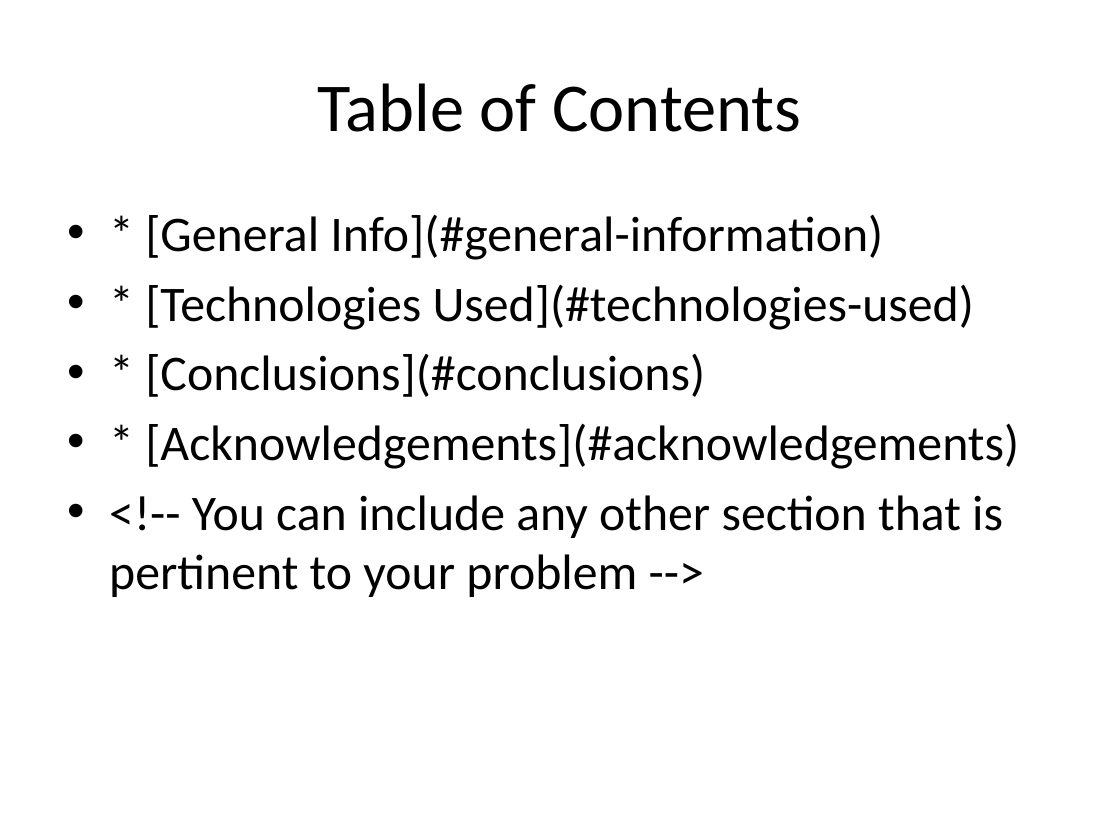
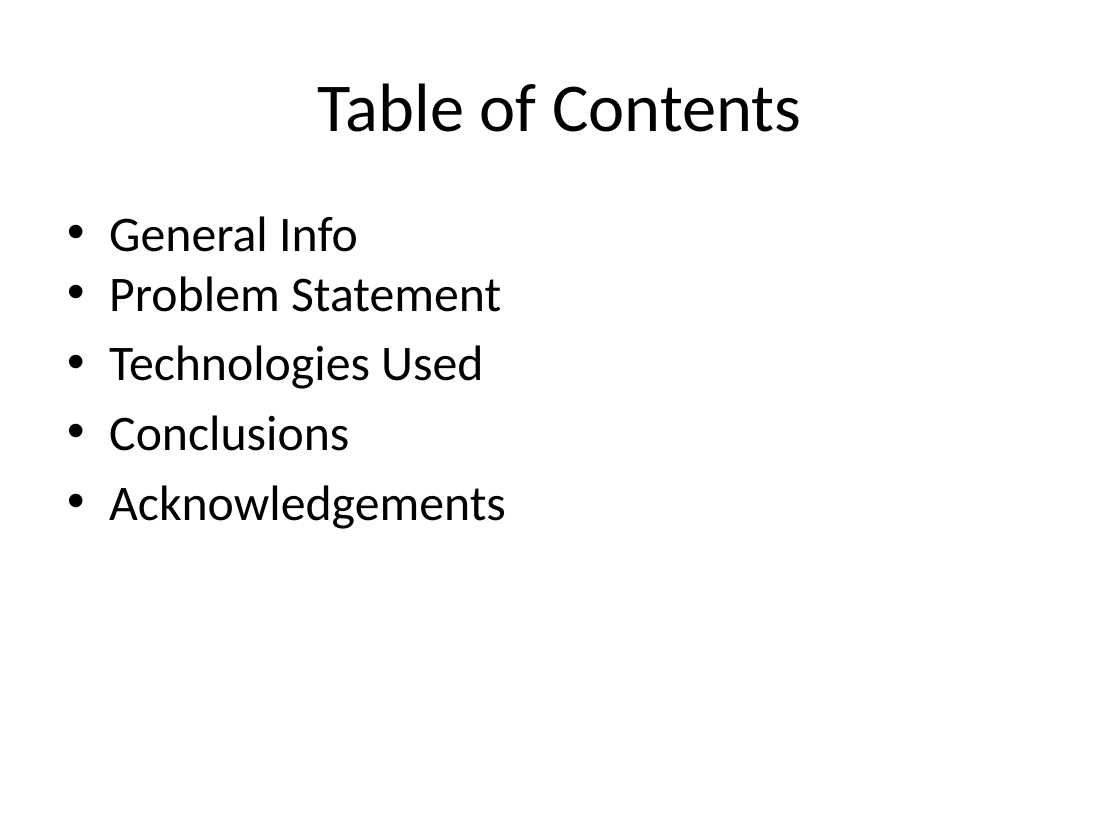
Before and after one commit to niranjantitan76/LandingClubStudy, a slide deck: slide 2 of Loan_Application_Case_Study.pptx. Drawn at 1120x840 pixels with LibreOffice and Linux fonts; fonts in the diff are those of the drawing; background and template pictures are left out. Boxes give left, top, right and bottom in pixels: in the first picture for what was removed or moved away, otherwise in the second. Text is boxed around its words. In the diff, an @@ line names an element or a change of style, - is before the commit and + after.

```diff
--- a/Loan_Application_Case_Study.pptx
+++ b/Loan_Application_Case_Study.pptx
@@ text at (x1=109, y1=216, x2=506, y2=529): text changed @@
-• * [General Info](#general-information)
-• * [Technologies Used](#technologies-used)
-• * [Conclusions](#conclusions)
-• * [Acknowledgements](#acknowledgements)
-• <!-- You can include any other section that is pertinent to your problem -->
+• General Info
+• Problem Statement
+• Technologies Used
+• Conclusions
+• Acknowledgements
```
Also in this commit, not shown: 16 other slides changed, 10 slides added, 5 slides removed, 8 other files.
